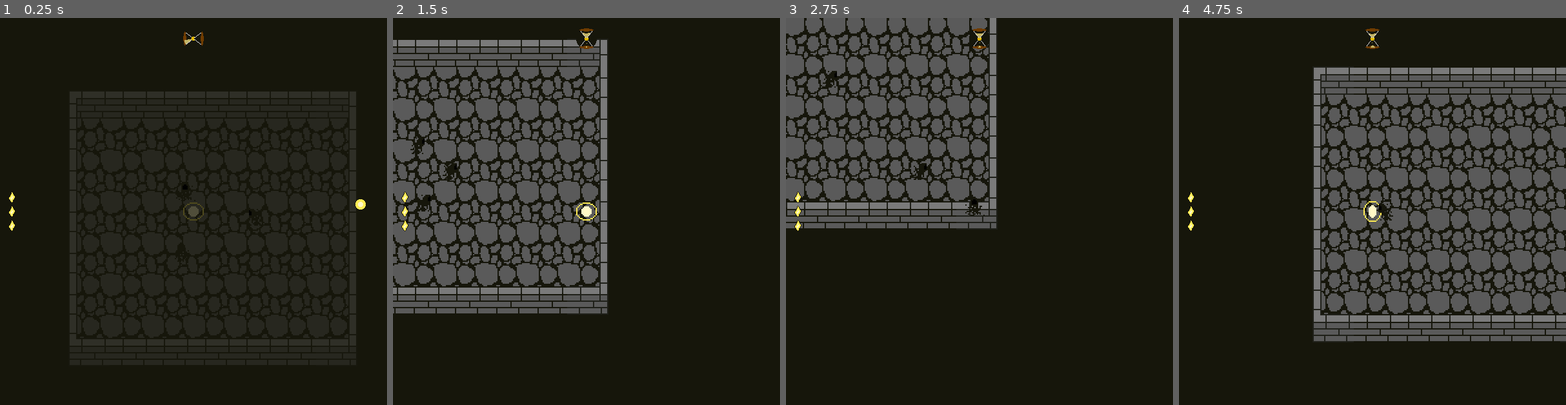
Above: before the commit, frames 1-4 (left to right).
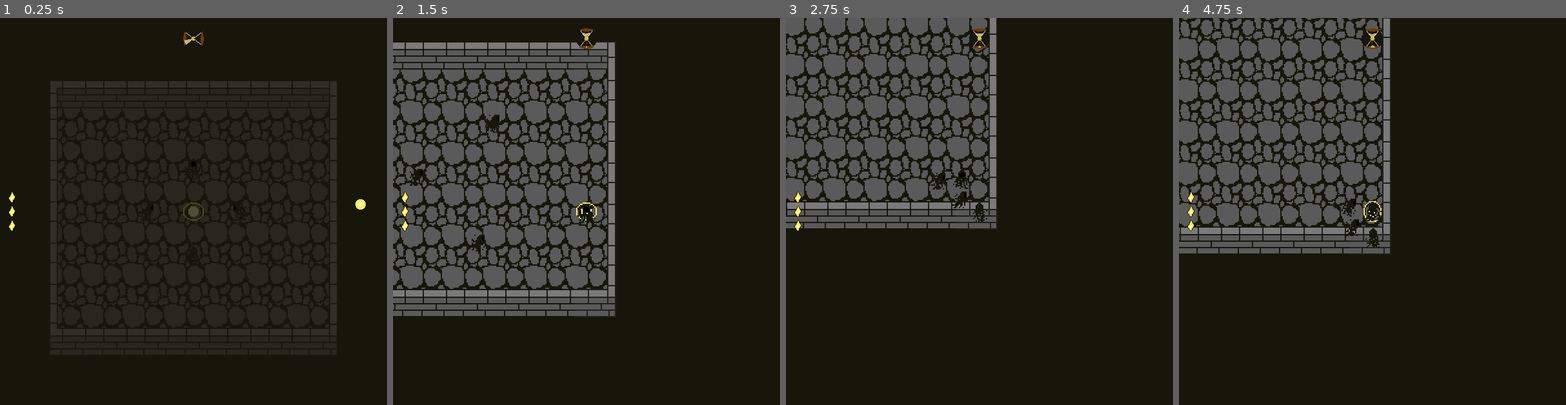
Above: after the commit, the same moments.

Repository: the-alex-g/LD51
Game: Godot game, scene res://Main/Main.tscn
Two runs of this game, one before a commit and one after it. Both use one fixed random seed, a clock stepped at 60 frames per second and the inputs below.
Inputs (mouse positions are in pixels of both pictures, inside the frame that each line leads up to):
- Up to frame 1 (0.25 s): no input
- Up to frame 2 (1.5 s): move the mouse to (671, 192) at 0.52 s; hold D (right) 0.53-1.28 s; right-click (671, 192) at 0.6 s; move the mouse to (509, 230) at 1.27 s; hold S (down) from 1.28 s (still down); tap Space (primary_attack) at 1.35 s
- Up to frame 3 (2.75 s): move the mouse to (1018, 126) at 2.02 s; release S (down) at 2.03 s; hold D (right) from 2.03 s (still down); right-click (1018, 126) at 2.1 s
- Up to frame 4 (4.75 s): move the mouse to (1353, 288) at 2.77 s; release D (right) at 2.78 s; hold W (up) 2.78-3.53 s; tap Space (primary_attack) at 2.85, 4.35 s; move the mouse to (1488, 269) at 3.52 s; hold A (left) from 3.53 s (still down); right-click (1488, 269) at 3.6 s; move the mouse to (1256, 153) at 4.27 s

The runs differ from the first frame. In frame 1, 4.8% of the frame differs, in the area x 13-92%, y 16-85%; in frame 2, 19%; in frame 3, 0.4%; in frame 4, 48%, in the area x 0-100%, y 0-84%.

Commit message:
Figure out the fade-out issue

Diff:
--- a/project/Enemies/Enemy.gd
+++ b/project/Enemies/Enemy.gd
@@ -6,6 +6,7 @@
 var target : Player
 var _move_in_reverse := false
 var _game_over := false
+var _has_seen_target := false
 
 export var speed := 175
 export var health := 6
@@ -18,7 +19,7 @@
 	if _game_over:
 		return
 
-	if _can_see_target():
+	if _has_seen_target:
 		var angle = get_angle_to(target.position)
 
 		var movement_direction := Vector2.RIGHT.rotated(angle) * (-1 if _move_in_reverse else 1)
@@ -33,6 +34,8 @@
 			_sprite.play("Up")
 		else:
 			_sprite.play("Down")
+	else:
+		_has_seen_target = _can_see_target()
 
 
 func _can_see_target()->bool:
--- a/project/Main/HUD.gd
+++ b/project/Main/HUD.gd
@@ -36,7 +36,7 @@
 
 func _on_MainMenu_pressed()->void:
 	# warning-ignore:return_value_discarded
-	get_tree().change_scene("res://Main/Main.tscn")
+	get_tree().change_scene("res://Menu/MainMenu.tscn")
 
 
 func _on_Main_player_attack(heavy_attack:bool)->void:
--- a/project/Main/HUD.tscn
+++ b/project/Main/HUD.tscn
@@ -2,8 +2,9 @@
 
 [ext_resource path="res://Main/Hourglass.png" type="Texture" id=1]
 [ext_resource path="res://Main/HUD.gd" type="Script" id=2]
-[ext_resource path="res://Main/Decoration.png" type="Texture" id=3]
+[ext_resource path="res://Resources/DefeatTexture.tres" type="Texture" id=3]
 [ext_resource path="res://Resources/theme.tres" type="Theme" id=4]
+[ext_resource path="res://Resources/VictoryTexture.tres" type="Texture" id=5]
 
 [sub_resource type="AtlasTexture" id=1]
 atlas = ExtResource( 1 )
@@ -172,10 +173,6 @@
 "name": "Default",
 "speed": 4.0
 } ]
-
-[sub_resource type="AtlasTexture" id=42]
-atlas = ExtResource( 3 )
-region = Rect2( 0, 0, 374, 32 )
 
 [sub_resource type="Animation" id=43]
 resource_name = "Defeat"
@@ -216,7 +213,7 @@
 "times": PoolRealArray( 0 ),
 "transitions": PoolRealArray( 1 ),
 "update": 1,
-"values": [ SubResource( 42 ) ]
+"values": [ ExtResource( 3 ) ]
 }
 
 [sub_resource type="Animation" id=44]
@@ -257,7 +254,7 @@
 "times": PoolRealArray( 0 ),
 "transitions": PoolRealArray( 1 ),
 "update": 0,
-"values": [ SubResource( 42 ) ]
+"values": [ ExtResource( 3 ) ]
 }
 
 [sub_resource type="Animation" id=45]
@@ -299,7 +296,7 @@
 "times": PoolRealArray( 0 ),
 "transitions": PoolRealArray( 1 ),
 "update": 1,
-"values": [ SubResource( 42 ) ]
+"values": [ ExtResource( 5 ) ]
 }
 
 [node name="HUD" type="CanvasLayer"]
@@ -309,7 +306,7 @@
 position = Vector2( 300, 32 )
 frames = SubResource( 41 )
 animation = "Default"
-frame = 18
+frame = 9
 playing = true
 
 [node name="AnimationPlayer" type="AnimationPlayer" parent="."]
@@ -323,12 +320,13 @@
 anchor_top = 0.5
 anchor_right = 0.5
 anchor_bottom = 0.5
-margin_left = -187.0
+margin_left = -237.0
 margin_top = -20.0
-margin_right = 187.0
+margin_right = 237.0
 margin_bottom = 20.0
+rect_pivot_offset = Vector2( 717, 139 )
 theme = ExtResource( 4 )
-texture = SubResource( 42 )
+texture = ExtResource( 3 )
 
 [node name="Panel" type="Panel" parent="TextureRect"]
 anchor_left = 0.5
@@ -354,7 +352,7 @@
 alignment = 1
 
 [node name="Label" type="Label" parent="TextureRect/Panel/VBoxContainer"]
-margin_right = 382.0
+margin_right = 371.0
 margin_bottom = 66.0
 grow_horizontal = 2
 text = "Victory!
@@ -364,14 +362,14 @@
 
 [node name="PlayAgain" type="Button" parent="TextureRect/Panel/VBoxContainer"]
 margin_top = 70.0
-margin_right = 382.0
+margin_right = 371.0
 margin_bottom = 100.0
 grow_horizontal = 2
 text = "Play Again"
 
 [node name="MainMenu" type="Button" parent="TextureRect/Panel/VBoxContainer"]
 margin_top = 104.0
-margin_right = 382.0
+margin_right = 371.0
 margin_bottom = 134.0
 grow_horizontal = 2
 text = "Return to the Main Menu"
--- a/project/Main/Main.gd
+++ b/project/Main/Main.gd
@@ -27,6 +27,8 @@
 func _on_World_add_enemy(at:Vector2)->void:
 	var enemy := preload("res://Enemies/Enemy.tscn").instance()
 	enemy.position = at
+	if _rooms_passed > 0:
+		enemy.health = max(6, randi() % _rooms_passed)
 	enemy.target = $Player
 	# warning-ignore:return_value_discarded
 	connect("game_over", enemy, "_on_Main_game_over")
--- a/project/Main/Main.tscn
+++ b/project/Main/Main.tscn
@@ -15,7 +15,7 @@
 autostart = true
 
 [node name="Player" parent="." instance=ExtResource( 2 )]
-position = Vector2( 97, 104 )
+position = Vector2( 112, 112 )
 
 [node name="World" parent="." instance=ExtResource( 4 )]
 
--- /dev/null
+++ b/project/Menu/MainMenu.gd
@@ -0,0 +1,6 @@
+extends Control
+
+
+func _on_Button_pressed()->void:
+	# warning-ignore:return_value_discarded
+	get_tree().change_scene("res://Main/Main.tscn")
--- a/project/Menu/MainMenu.tscn
+++ b/project/Menu/MainMenu.tscn
@@ -1,5 +1,35 @@
-[gd_scene format=2]
+[gd_scene load_steps=3 format=2]
+
+[ext_resource path="res://Menu/MainMenu.gd" type="Script" id=1]
+[ext_resource path="res://Resources/theme.tres" type="Theme" id=2]
 
 [node name="MainMenu" type="Control"]
 anchor_right = 1.0
 anchor_bottom = 1.0
+theme = ExtResource( 2 )
+script = ExtResource( 1 )
+
+[node name="ColorRect" type="ColorRect" parent="."]
+anchor_right = 1.0
+anchor_bottom = 1.0
+color = Color( 0.0862745, 0.0862745, 0.0431373, 1 )
+
+[node name="VBoxContainer" type="VBoxContainer" parent="."]
+anchor_left = 0.5
+anchor_top = 0.5
+anchor_right = 0.5
+anchor_bottom = 0.5
+margin_left = -20.0
+margin_top = -20.0
+margin_right = 20.0
+margin_bottom = 20.0
+grow_vertical = 2
+alignment = 1
+
+[node name="Button" type="Button" parent="VBoxContainer"]
+margin_top = 5.0
+margin_right = 48.0
+margin_bottom = 35.0
+text = "Play"
+
+[connection signal="pressed" from="VBoxContainer/Button" to="." method="_on_Button_pressed"]
--- /dev/null
+++ b/project/Resources/DefeatTexture.tres
@@ -0,0 +1,7 @@
+[gd_resource type="AtlasTexture" load_steps=2 format=2]
+
+[ext_resource path="res://Main/Decoration.png" type="Texture" id=1]
+
+[resource]
+atlas = ExtResource( 1 )
+region = Rect2( 0, 32, 474, 32 )
--- /dev/null
+++ b/project/Resources/VictoryTexture.tres
@@ -0,0 +1,7 @@
+[gd_resource type="AtlasTexture" load_steps=2 format=2]
+
+[ext_resource path="res://Main/Decoration.png" type="Texture" id=1]
+
+[resource]
+atlas = ExtResource( 1 )
+region = Rect2( 0, 0, 474, 32 )
--- a/project/Scenery/World.gd
+++ b/project/Scenery/World.gd
@@ -9,6 +9,8 @@
 enum Connections {NONE, TOP, BOTTOM, LEFT, RIGHT}
 
 const ROOM_SIZE := 7
+const MIN_SHADOWS := 3
+const MAX_SHADOWS := 7
 const EMPTY := -1
 const VECTOR_TO_CONNECTION := {Vector2.UP:Connections.BOTTOM, Vector2.DOWN:Connections.TOP, Vector2.LEFT:Connections.RIGHT, Vector2.RIGHT:Connections.LEFT}
 
@@ -112,7 +114,7 @@
 func _create_enemies(at:Vector2)->void:
 	at *= 32
 	at += Vector2.ONE * ROOM_SIZE * 16
-	var total_enemies := 2 + randi() % 6
+	var total_enemies := MIN_SHADOWS + randi() % (MAX_SHADOWS - MIN_SHADOWS)
 	for i in total_enemies:
 		var enemy_position = (Vector2.RIGHT * 32 * ROOM_SIZE / 3).rotated(i * TAU / total_enemies) + at
 		emit_signal("add_enemy", enemy_position)
@@ -141,7 +143,7 @@
 			_floors.set_cell(x + at.x, y + at.y, EMPTY)
 			_walls.set_cell(x + at.x, y + at.y, EMPTY)
 
-	_blackout.modulate = Color(1, 1, 1, 0)
+	_blackout_sprite.modulate = Color(1, 1, 1, 0)
 
 
 func _on_Main_ten_second_mark()->void:
--- a/project/Scenery/World.tscn
+++ b/project/Scenery/World.tscn
@@ -252,6 +252,7 @@
 }
 
 [sub_resource type="RectangleShape2D" id=21]
+extents = Vector2( 112, 112 )
 
 [node name="World" type="Node2D"]
 script = ExtResource( 2 )
@@ -281,11 +282,17 @@
 anims/RESET = SubResource( 20 )
 
 [node name="Blackout" type="Area2D" parent="."]
+collision_layer = 0
+collision_mask = 6
 
 [node name="Sprite" type="Sprite" parent="Blackout"]
 modulate = Color( 1, 1, 1, 0 )
+z_index = 200
 texture = ExtResource( 4 )
 centered = false
 
 [node name="CollisionShape2D" type="CollisionShape2D" parent="Blackout"]
+position = Vector2( 112, 112 )
 shape = SubResource( 21 )
+
+[node name="Tween" type="Tween" parent="."]
